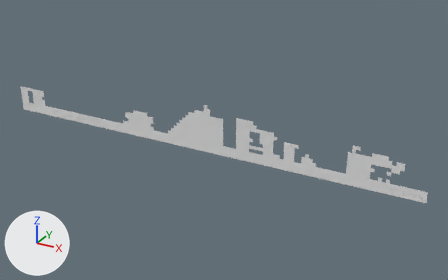
An edit to the OBJ model Assets/Tiled2Unity/Meshes/Artic_Wasteland.obj, drawn before and after from the same camera.
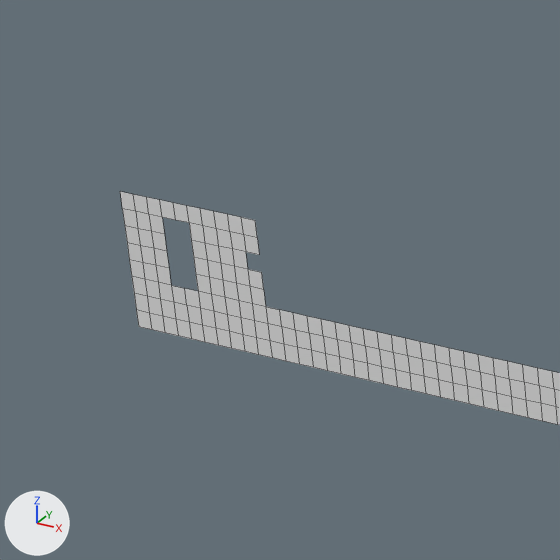
There are two pictures of each version: one whole from a 50 mm lens placed at (646.0, -4358.0, 1855.0), pointed at (-1803.0, 94.0, -372.0), one close up on the part from 0% to 21% of the width and 19% to 53% of the height. Lighting does not change. The marker at lower left points along +X, +Y and +Z. The close-ups show mesh edges as thin lines. Where no turn or scale is listed for an object, it has been applied to the vertices.

The first close-up shows 'Artic_Wasteland'.
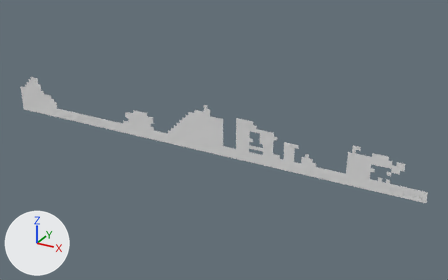
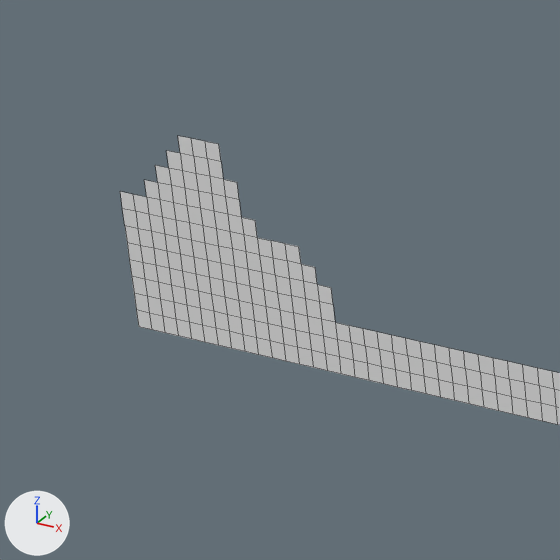
Location of each change, [x1, y1, x2, y2] in pixels of the close-ups (560 x 560 px):
'Artic_Wasteland', reshaped
    before: [120, 192, 560, 425]
    after: [120, 136, 560, 425]
part 1 of me_artic_wasteland, added
    after: [144, 136, 335, 322]

The change, as a diff of the scene's bpy script:
```diff
--- a/Assets/Tiled2Unity/Meshes/Artic_Wasteland.obj.py
+++ b/Assets/Tiled2Unity/Meshes/Artic_Wasteland.obj.py
@@ me_artic_wasteland @@
 # used by ob_artic_wasteland; location = (0.0, 0.0, 0.0)
-me_artic_wasteland.from_pydata(...)  # 981 vertices, 762 faces; spans x -4160.0..0.0, y 0.0, z -480.0..-32.0
+me_artic_wasteland.from_pydata(...)  # 1025 vertices, 808 faces; spans x -4160.0..0.0, y 0.0, z -480.0..-32.0
+# me_artic_wasteland part 1
+# 14 new vertices lie (0.0, 0.0, 32.0) away from vertices in x -4096.0..-3680.0, y 0.0, z -384.0..-224.0
+# 13 new vertices lie (0.0, 0.0, 32.0) away from vertices in x -4064.0..-3680.0, y 0.0, z -352.0..-192.0
+# 10 new vertices lie (0.0, 0.0, 32.0) away from vertices in x -4032.0..-3712.0, y 0.0, z -320.0..-160.0
+# 7 new vertices lie (0.0, 0.0, 32.0) away from vertices in x -4000.0..-3744.0, y 0.0, z -288.0..-128.0
+# 46 new faces join them
```
